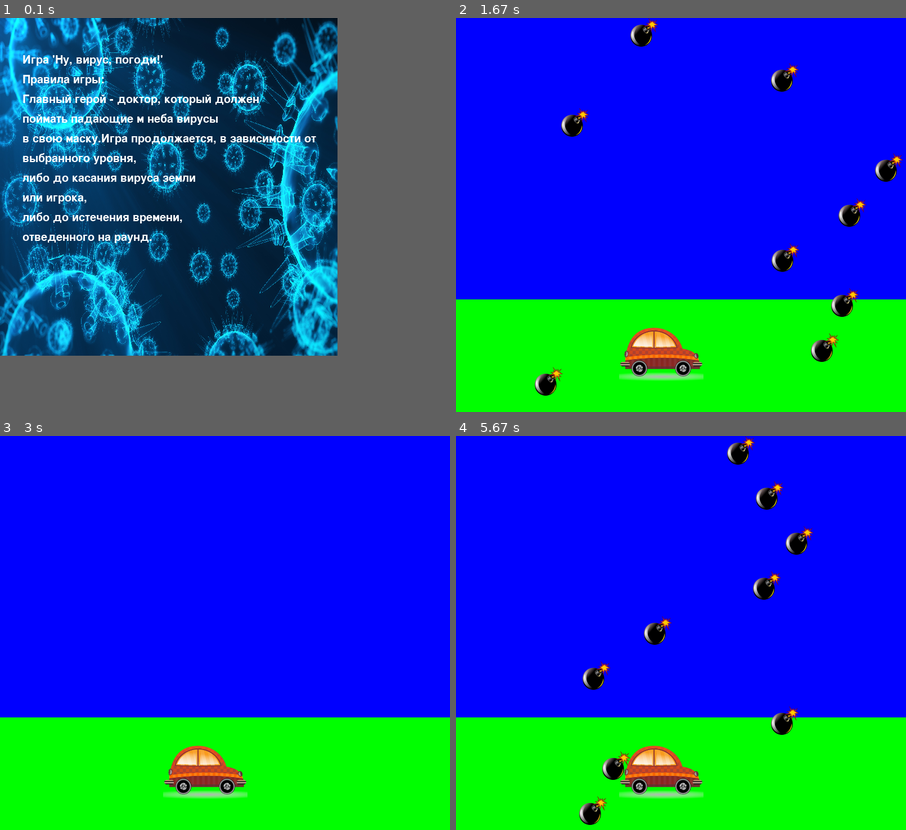
Above: before the commit, frames 1-4 (two rows, left to right).
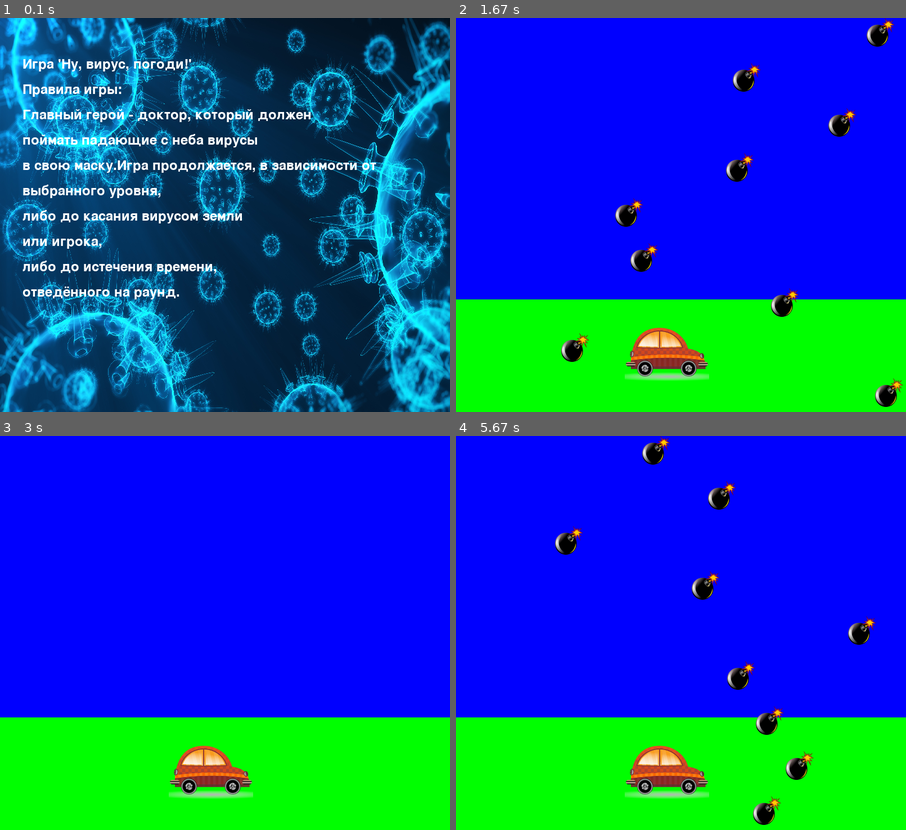
Above: after the commit, the same moments.

Repository: Artpukh/pygame-project
Game: pygame game, started from main.py
The game is run twice, just before and just after one commit, with the same random seed, the same clock (stepped at 60 frames per second) and the same inputs.
Inputs:
- Up to frame 1 (0.1 s): no input
- Up to frame 2 (1.67 s): hold Right 0.33-0.8 s; hold Right 0.83-1.3 s; hold Left from 1.33 s (still down)
- Up to frame 3 (3 s): release Left at 1.87 s; hold Left 1.9-2.3 s; hold Right 2.33-2.97 s
- Up to frame 4 (5.67 s): hold Left 3-3.47 s; hold Right 3.5-3.97 s; hold Right 4-4.47 s; hold Left 4.5-5.03 s; hold Left 5.07-5.47 s; hold Right from 5.5 s (still down)
In our replay, in frame 1 the window is 600x600 before the commit and 800x700 after it. These sizes can differ from the game's own. Grey fills any space a smaller window leaves; there, only what the larger window draws over its background counts as a difference.

The runs differ from the first frame. In frame 1, 62% of the frame differs, in the area x 0-100%, y 0-100%; in frame 2, 5.7%; in frame 3, 1.0%; in frame 4, 5.7%.

Commit message:
second fon commit dev Artem

Diff:
--- a/open_1.py
+++ b/open_1.py
@@ -2,7 +2,7 @@
 import sys
 import os
 pygame.init()
-size = width, height = 600, 600
+size = width, height = 800, 700
 FPS = 50
 clock = pygame.time.Clock()
 screen = pygame.display.set_mode(size)
@@ -29,28 +29,29 @@
     pygame.quit()
     sys.exit()
 
+
 class StartScreen:
     def __init__(self, fon_image):
         self.intro_text = ["Игра 'Ну, вирус, погоди!' "" ",
                       "Правила игры:",
                       "Главный герой - доктор, который должен",
-                      "поймать падающие м неба вирусы",
+                      "поймать падающие с неба вирусы",
                       "в свою маску."
                       "Игра продолжается, в зависимости от",
                       "выбранного уровня,",
-                      "либо до касания вируса земли",
+                      "либо до касания вирусом земли",
                       "или игрока,",
                       "либо до истечения времени,",
-                      "отведенного на раунд."]
+                      "отведённого на раунд."]
 
         fon = pygame.transform.scale(load_image(fon_image), (width, height))
         screen.blit(fon, (0, 0))
-        font = pygame.font.Font(None, 30)
+        font = pygame.font.Font(None, 35)
         text_coord = 50
         for line in self.intro_text:
             string_rendered = font.render(line, 1, pygame.Color('white'))
             intro_rect = string_rendered.get_rect()
-            text_coord += 15
+            text_coord += 20
             intro_rect.top = text_coord
             intro_rect.x = 40
             text_coord += intro_rect.height
@@ -65,6 +66,3 @@
                     return  # начинаем игру
             pygame.display.flip()
             clock.tick(FPS)
-
-
-StartScreen('fon_for_pg1.jpeg')
